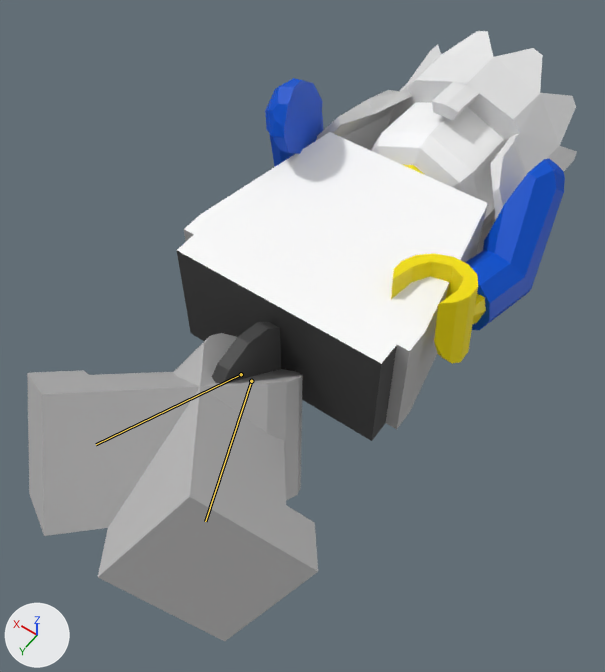
Two versions of the Blender file grok/minifigkingleo00_run_anim.blend, one commit apart.
Rendered twice from a camera (50 mm lens) standing at (-0.0352, 0.01, 0.0483) and looking at (-0.0157, -0.0173, 0.0054). Every picture has the same lights, and +X, +Y and +Z are marked at lower left. The older version comes first. Both versions are drawn at frame 11 of the action 'anim_c_run_rig'; the numbers are the values there. The bones that change are drawn over the model as lines.

Names of what the first picture shows: '008_Minifig_2_-_Hips_BK_Belt', '011_Minifig_2_-_Leg_Lt_All_tex_GY', '013_Minifig_2_-_Foot_Left_GY', '015_Minifig_2_-_Leg_Rt_All_tex_GY', '017_Minifig_2_-_Foot_Right_GY', '018_Minifig_2_-_Body_No_code_GY', '020_Minifig_2_-_Head_Leo', '023_L_7101500', '027_Minifig_2_-_Arm_Rt_BL', '032_Minifig_2_-_Arm_Lt_BL', '035_Minifig_2_-_Hand_YE'.
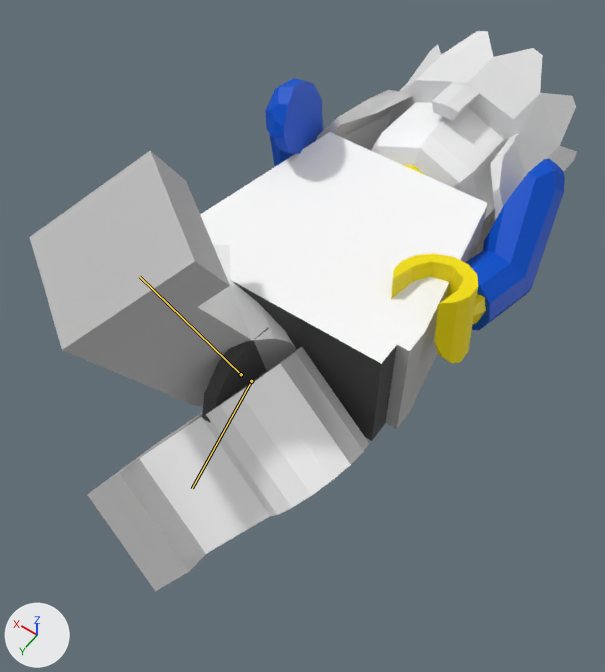
Boxes (x1, y1, x2, y2) around the edits, measured in the pictures (605 x 672 px):
```json
{"object": "017_Minifig_2_-_Foot_Right_GY", "change": "posed", "before": [27, 370, 109, 536], "after": [30, 150, 230, 368], "on screen": "142% wider, 31% taller"}
{"object": "013_Minifig_2_-_Foot_Left_GY", "change": "posed", "before": [98, 449, 318, 641], "after": [87, 424, 206, 591]}
{"object": "011_Minifig_2_-_Leg_Lt_All_tex_GY", "change": "posed", "before": [109, 333, 286, 526], "after": [139, 347, 369, 554]}
{"object": "015_Minifig_2_-_Leg_Rt_All_tex_GY", "change": "posed", "before": [90, 369, 303, 525], "after": [104, 245, 296, 407]}
{"bone": "leg.L", "before": "(251, 381) to (205, 521)", "after": "(251, 381) to (192, 488)"}
{"bone": "leg.R", "before": "(241, 374) to (96, 444)", "after": "(241, 374) to (139, 276)"}
```

Edits to the scene script, one JSON object a line:
```json
{"block": "bone_leg_l", "where": "bone_leg_l = bpy.data.objects['minifigkingleo00_rig'].pose.bones['leg.L']  # child of 'pelvis'"}
{"op": "set", "path": "bone_leg_l.rotation_euler", "old": "(0.0, -2.286, -0.0175)", "new": "(-1.134, 0.0, -0.0175)", "note": "degrees (0, -131, -1) -> degrees (-65, 0, -1)"}
{"block": "bone_leg_r", "where": "bone_leg_r = bpy.data.objects['minifigkingleo00_rig'].pose.bones['leg.R']  # child of 'pelvis'"}
{"op": "set", "path": "bone_leg_r.rotation_euler", "old": "(0.0, 2.286, 0.0)", "new": "(1.152, 0.0, 0.0)", "note": "degrees (0, 131, 0) -> degrees (66, 0, 0)"}
```
